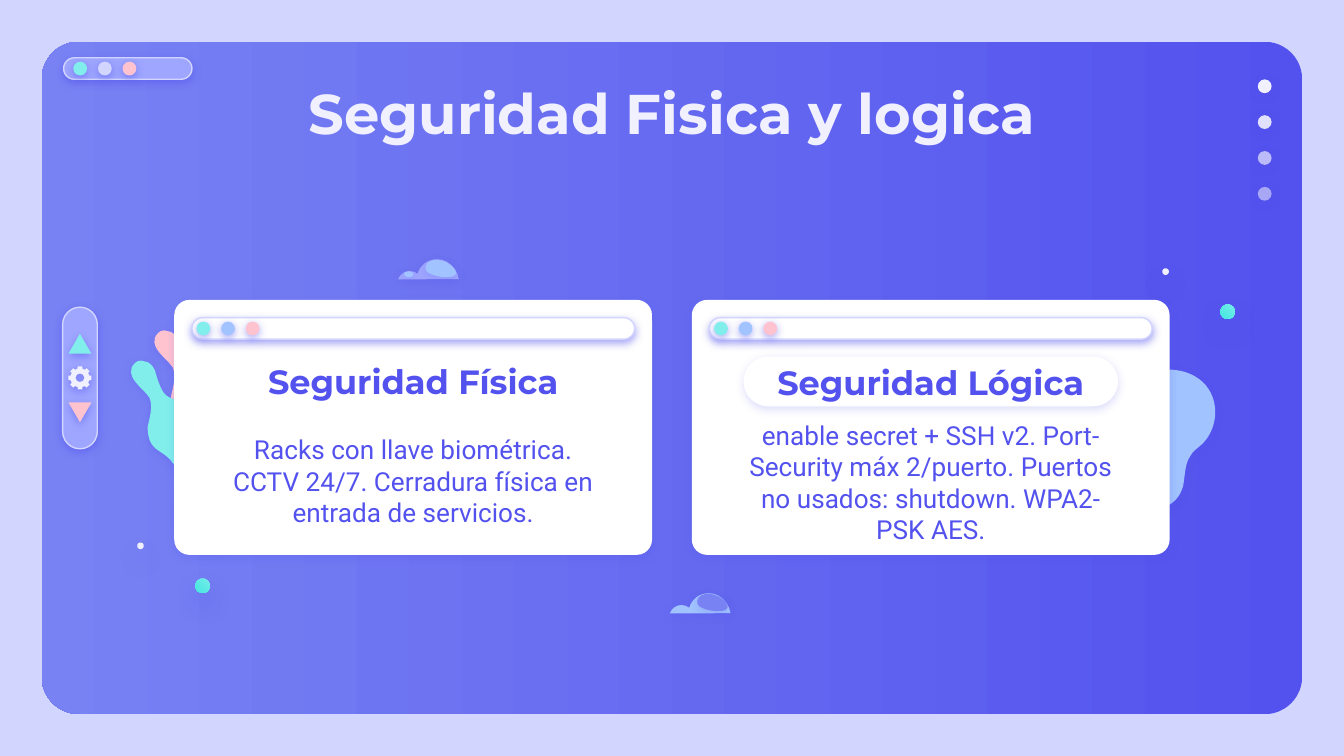
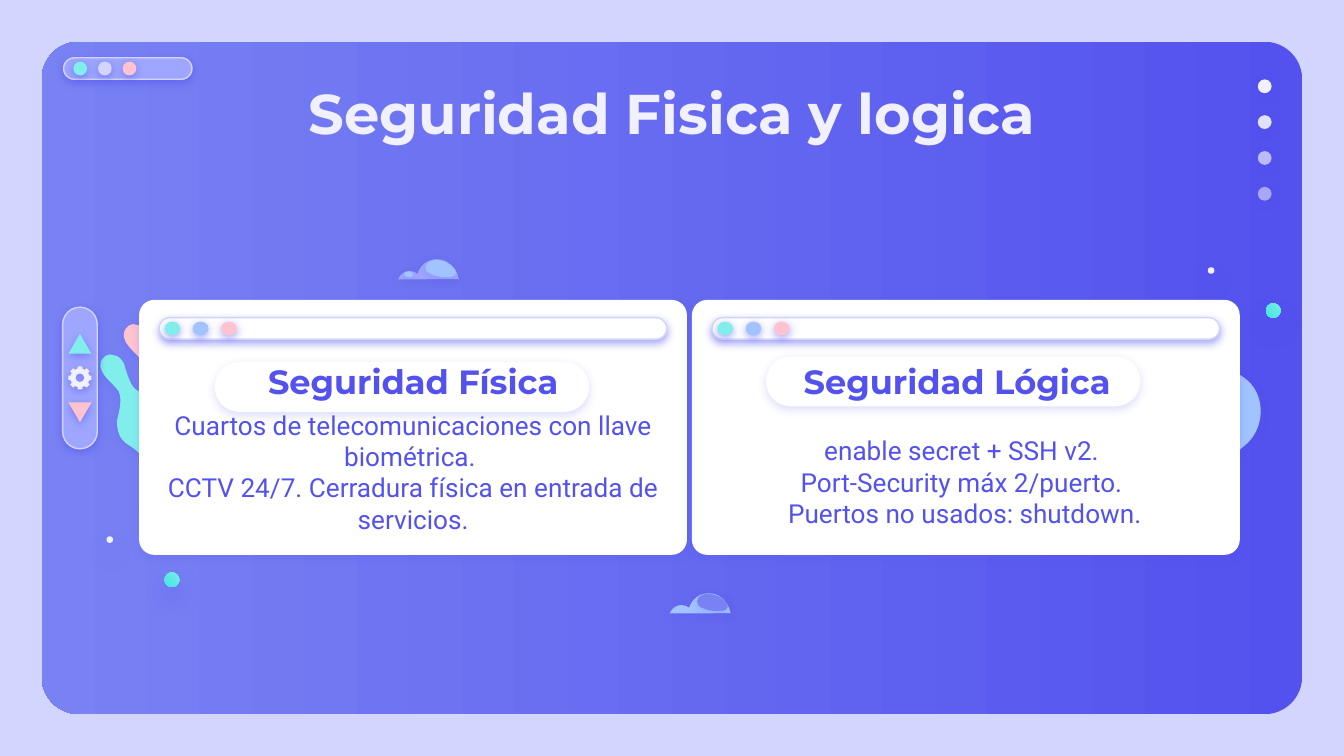
Before and after one commit to AngelHusielLaraHernandez/ProyectoRedesFI, a slide deck: slide 9 of utils/PresentacionRedesDeDatos.pptx (slide 8 before the commit). Drawn at 1344x756 pixels with LibreOffice and Linux fonts; fonts in the diff are those of the drawing. Boxes give left, top, right and bottom in pixels: in the first picture for what was removed or moved away, otherwise in the second. Text is boxed around its words. In the diff, an @@ line names an element or a change of style, - is before the commit and + after.

```diff
--- a/utils/PresentacionRedesDeDatos.pptx
+++ b/utils/PresentacionRedesDeDatos.pptx
@@ 2 ellipses, 1 freeform shape moved together from (x1=1087, y1=267, x2=1240, y2=553) to (x1=1133, y1=266, x2=1285, y2=552) @@
@@ rounded rectangle resized from (x1=175, y1=300, x2=653, y2=555) to (x1=138, y1=300, x2=687, y2=555) @@
@@ rounded rectangle resized from (x1=192, y1=317, x2=634, y2=339) to (x1=159, y1=317, x2=667, y2=339) @@
@@ ellipse moved from (x1=196, y1=321, x2=210, y2=335) to (x1=164, y1=321, x2=180, y2=335) @@
@@ ellipse moved from (x1=222, y1=321, x2=235, y2=335) to (x1=192, y1=321, x2=208, y2=335) @@
@@ ellipse resized from (x1=246, y1=321, x2=259, y2=335) to (x1=220, y1=321, x2=237, y2=335) @@
@@ rounded rectangle resized from (x1=692, y1=300, x2=1171, y2=555) to (x1=692, y1=300, x2=1241, y2=555) @@
@@ rounded rectangle resized from (x1=710, y1=317, x2=1152, y2=339) to (x1=712, y1=317, x2=1220, y2=339) @@
@@ ellipse moved from (x1=714, y1=321, x2=727, y2=335) to (x1=718, y1=321, x2=734, y2=335) @@
@@ ellipse moved from (x1=739, y1=321, x2=753, y2=335) to (x1=746, y1=321, x2=762, y2=335) @@
@@ ellipse moved from (x1=763, y1=321, x2=777, y2=335) to (x1=774, y1=321, x2=790, y2=335) @@
@@ rounded rectangle added at (x1=233, y1=355, x2=607, y2=405), fill #FFFFFF @@
@@ rounded rectangle moved from (x1=743, y1=356, x2=1118, y2=406) to (x1=766, y1=356, x2=1141, y2=406) @@
@@ rounded rectangle added at (x1=215, y1=362, x2=590, y2=411), fill #FFFFFF @@
@@ title "Seguridad Lógica" moved from (x1=758, y1=367, x2=1103, y2=395) to (x1=785, y1=366, x2=1130, y2=394) @@
@@ subtitle "Cuartos de telecomunicaciones con llave ..." resized from (x1=233, y1=439, x2=592, y2=523) to (x1=142, y1=413, x2=684, y2=532) @@
@@ subtitle at (x1=168, y1=415, x2=658, y2=530): text changed @@
-Racks con llave biométrica. CCTV 24/7. Cerradura física en entrada de servicios.
+Cuartos de telecomunicaciones con llave biométrica.
+CCTV 24/7. Cerradura física en entrada de servicios.
@@ subtitle at (x1=788, y1=440, x2=1142, y2=524): text changed @@
-enable secret + SSH v2. Port-Security máx 2/puerto. Puertos no usados: shutdown. WPA2-PSK AES.
+enable secret + SSH v2.
+Port-Security máx 2/puerto.
+Puertos no usados: shutdown.
@@ 2 freeform shapes, 2 ellipses moved together from (x1=122, y1=331, x2=284, y2=597) to (x1=91, y1=324, x2=253, y2=590) @@
```
Also in this commit, not shown: 9 other slides changed, 4 other files.
